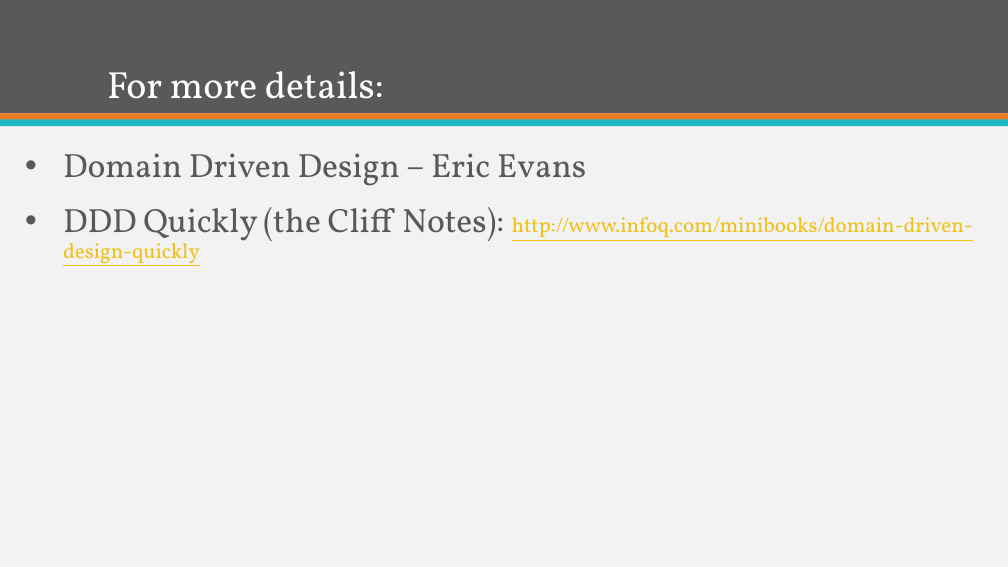
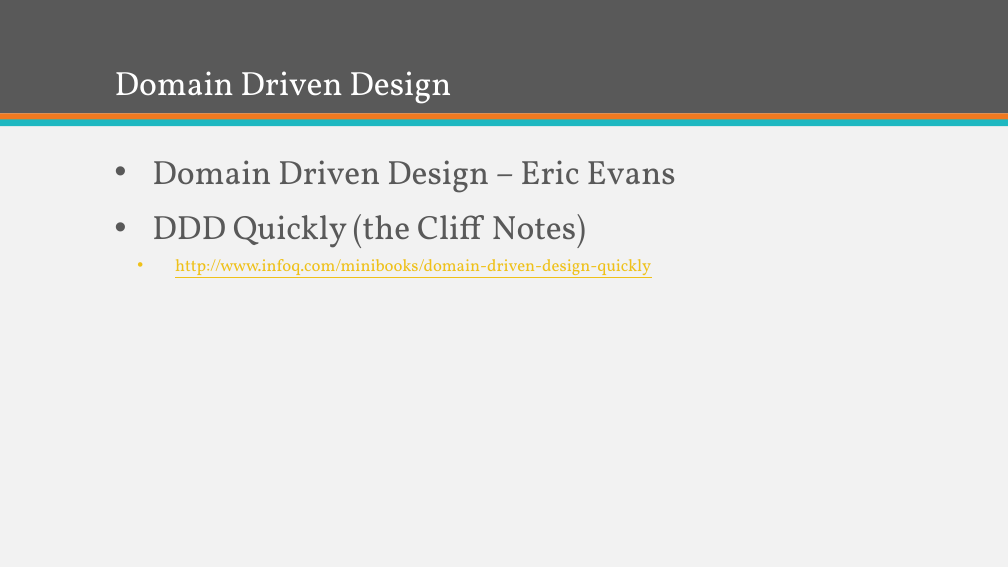
Before and after one commit to ekepes/Presentations, a slide deck: slide 17 of BreakingDownComplexSystemswithRabbitMQ/Breaking Down Complex Systems with RabbitMQ.pptx (slide 24 before the commit). Drawn at 1008x567 pixels with LibreOffice and Linux fonts; fonts in the diff are those of the drawing. Boxes give left, top, right and bottom in pixels: in the first picture for what was removed or moved away, otherwise in the second. Text is boxed around its words. In the diff, an @@ line names an element or a change of style, - is before the commit and + after.

```diff
--- a/BreakingDownComplexSystemswithRabbitMQ/Breaking Down Complex Systems with RabbitMQ.pptx
+++ b/BreakingDownComplexSystemswithRabbitMQ/Breaking Down Complex Systems with RabbitMQ.pptx
@@ title at [115,71,451,104]: text changed; size 36 to 32 pt @@
-For more details:
+Domain Driven Design
@@ text "Domain Driven Design – Eric ...": place and size @@
-text "Domain Driven Design – Eric ..." at [63,153,973,266]
+text "Domain Driven Design – Eric ..." at [152,160,676,278]
@@ text at [152,214,651,278]: text changed; size 20 to 16 pt @@
-• DDD Quickly (the Cliff Notes): http://www.infoq.com/minibooks/domain-driven-design-quickly
+• DDD Quickly (the Cliff Notes)
+  • http://www.infoq.com/minibooks/domain-driven-design-quickly
```
Also in this commit, not shown: 9 other slides changed, 1 slide added, 4 slides removed.
